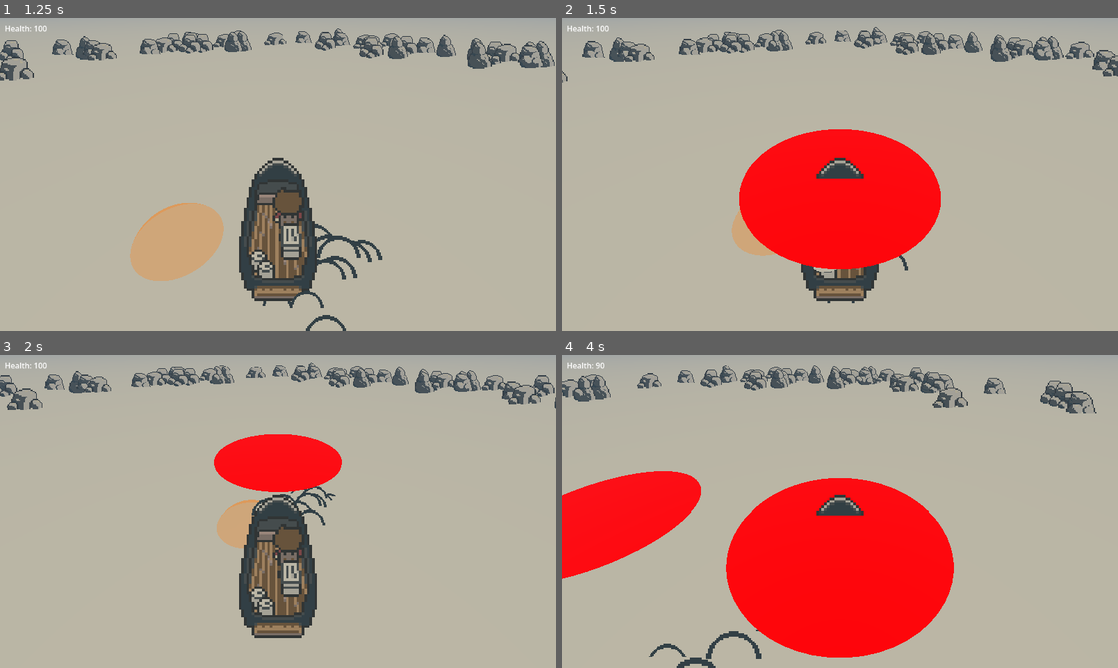
Above: before the commit, frames 1-4 (two rows, left to right).
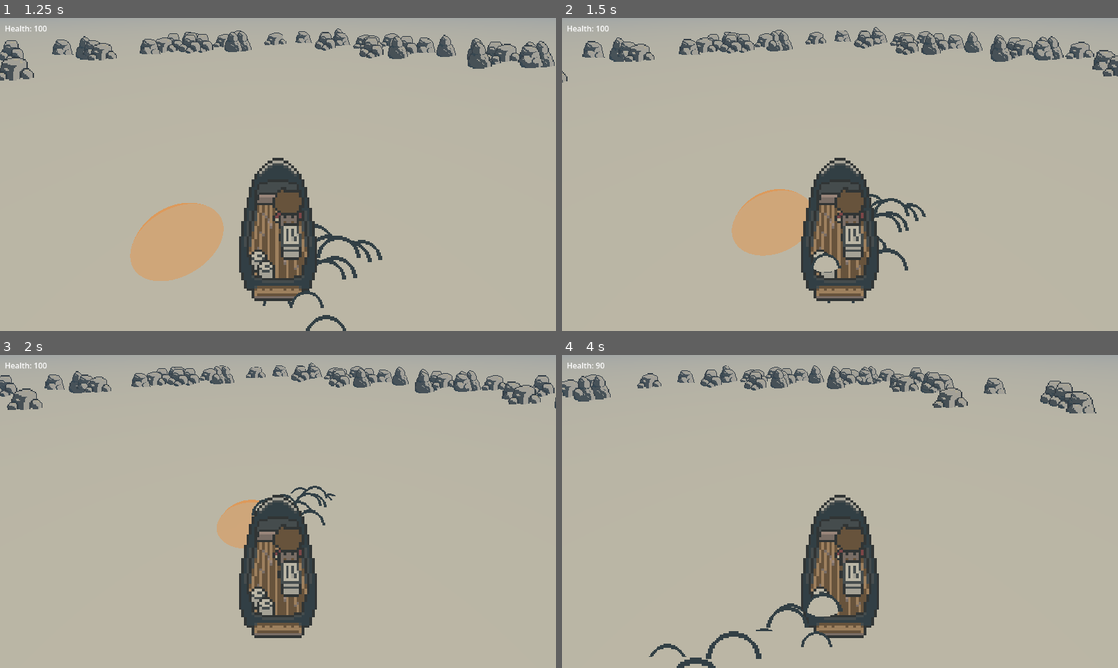
Above: after the commit, the same moments.

Repository: onebit-aidan-kris/scary-fish-jam
Game: Godot game, scene res://scenes/levels/fishing/fishing_level.tscn
The game is run twice, just before and just after one commit, with the same random seed, the same clock (stepped at 60 frames per second) and the same inputs.
Inputs (mouse positions are in pixels of both pictures, inside the frame that each line leads up to):
- Up to frame 1 (1.25 s): move the mouse to (400, 158) at 0.52 s; hold D (move_right) from 0.53 s (still down); hold Ctrl (crouch) from 0.53 s (still down); tap Space (jump) at 0.77 s
- Up to frame 2 (1.5 s): move the mouse to (728, 190) at 1.27 s; release D (move_right) at 1.28 s; release Ctrl (crouch) at 1.28 s; hold S (move_backward) from 1.28 s (still down); tap E (interact) at 1.35 s
- Up to frame 3 (2 s): keep holding S (move_backward); tap Space (jump) at 1.52 s
- Up to frame 4 (4 s): move the mouse to (895, 442) at 2.02 s; release S (move_backward) at 2.03 s; hold D (move_right) 2.03-2.78 s; tap Shift (net_arm) at 2.1 s; move the mouse to (812, 574) at 2.77 s; hold W (move_forward) 2.78-3.53 s; tap Ctrl (crouch) at 2.85 s; tap Space (jump) at 3.02, 3.77 s; move the mouse to (1006, 558) at 3.52 s; hold A (move_left) from 3.53 s (still down); tap E (interact) at 3.6 s

Frame 1 is identical in both runs. In frame 2, 12% of the frame differs, in the area x 31-69%, y 35-81%; in frame 3, 3.4%; in frame 4, 24%, in the area x 0-71%, y 37-97%.

Commit message:
fixing some bugs

Diff:
--- a/project/scenes/levels/fishing/boat.gd
+++ b/project/scenes/levels/fishing/boat.gd
@@ -85,7 +85,6 @@
 
 func trigger_sonar() -> void:
 	sonar_cooldown_ticks = sonar_cooldown_max
-	signalbus.sonar_highlight.emit(global_position)
 
 
 func receive_damage(damage_amount: int) -> void:
@@ -267,7 +266,7 @@
 
 func _process_reeling_in_net(_delta: float) -> void:
 	# TODO: Some animation of maybe water splashes implying 'reeling in' a fish.
-	signalbus.fish_caught.emit(_caught_fish)
-
-	# Reset the net state.
-	net_state = NetState.NONE
+	var fish := _caught_fish
+	_caught_fish = null
+	retract_net()
+	signalbus.fish_caught.emit(fish)
--- a/project/scenes/levels/fishing/fishing_level.tscn
+++ b/project/scenes/levels/fishing/fishing_level.tscn
@@ -213,7 +213,7 @@
 surface_material_override/0 = SubResource("BoatMat_fish")
 
 [node name="Sonar" type="Area3D" parent="Boat" unique_id=1297578068]
-transform = Transform3D(9, 0, 0, 0, 5.4163356, -7.18772, 0, 7.18772, 5.4163356, 0, 0.2, -12.0)
+transform = Transform3D(9, 0, 0, 0, 5.4163356, -7.18772, 0, 7.18772, 5.4163356, 0, 0.2, -8.55)
 script = ExtResource("4_kspqj")
 
 [node name="CollisionShape3D" type="CollisionShape3D" parent="Boat/Sonar" unique_id=1787798045]
--- a/project/scenes/levels/fishing/fishing_level_1_tutorial.tscn
+++ b/project/scenes/levels/fishing/fishing_level_1_tutorial.tscn
@@ -18,6 +18,11 @@
 [ext_resource type="Script" uid="uid://ci0s5n2ma2ljx" path="res://scenes/levels/fishing/fishing_tutorial_state.gd" id="17_ftst"]
 [ext_resource type="Texture2D" uid="uid://clkjkjt7iqhns" path="res://assets/spritesheets/boat-oblique.png" id="18_btsp"]
 [ext_resource type="Texture2D" uid="uid://drydcgrcnlj32" path="res://assets/spritesheets/wake.png" id="19_wake"]
+[ext_resource type="Script" path="res://scenes/levels/fishing/rock_spawner.gd" id="20_rocks"]
+[ext_resource type="Texture2D" uid="uid://dj5puqm3pibfl" path="res://assets/spritesheets/rocks/rock1.png" id="21_rock1"]
+[ext_resource type="Texture2D" uid="uid://daug3f4g26xsq" path="res://assets/spritesheets/rocks/rock2.png" id="22_rock2"]
+[ext_resource type="Texture2D" uid="uid://cqmfop81rhod8" path="res://assets/spritesheets/rocks/rock3.png" id="23_rock3"]
+[ext_resource type="Texture2D" uid="uid://b5urikh5s04ln" path="res://assets/spritesheets/rocks/rock4.png" id="24_rock4"]
 
 [sub_resource type="ProceduralSkyMaterial" id="ProceduralSkyMaterial_fish"]
 sky_top_color = Color(0.35, 0.6, 0.85, 1)
@@ -58,6 +63,22 @@
 albedo_color = Color(0.45, 0.38, 0.25, 1)
 roughness = 0.95
 
+[sub_resource type="StandardMaterial3D" id="OceanPlaneMat"]
+shading_mode = 0
+albedo_color = Color(0.7372549, 0.7176471, 0.64705884, 1)
+
+[sub_resource type="PlaneMesh" id="OceanPlaneMesh"]
+material = SubResource("OceanPlaneMat")
+size = Vector2(1000, 1000)
+
+[sub_resource type="StandardMaterial3D" id="RockSpawnerMat"]
+transparency = 2
+alpha_scissor_threshold = 0.5
+alpha_antialiasing_mode = 0
+shading_mode = 0
+texture_filter = 0
+billboard_mode = 1
+
 [sub_resource type="BoxMesh" id="HullMesh_fish"]
 size = Vector3(1.5, 0.5, 3.5)
 
@@ -65,13 +86,16 @@
 albedo_color = Color(0.55, 0.35, 0.15, 1)
 roughness = 0.75
 
-[sub_resource type="CylinderShape3D" id="BowShapePlaceholder_fish"]
-height = 1.7
-radius = 0.75
-
-[sub_resource type="CylinderMesh" id="BowMesh_fish"]
-top_radius = 0.0
-bottom_radius = 0.75
+[sub_resource type="BoxShape3D" id="BowShapePlaceholder_fish"]
+size = Vector3(1.5, 2.584375, 1.5)
+
+[sub_resource type="BoxMesh" id="BowMesh_fish"]
+size = Vector3(1.5, 2.584375, 1.5)
+
+[sub_resource type="StandardMaterial3D" id="SonarDebugMat"]
+transparency = 1
+shading_mode = 0
+albedo_color = Color(0, 1, 0, 0.5)
 
 [sub_resource type="SphereShape3D" id="SphereShape3D_hdgy8"]
 
@@ -155,6 +179,18 @@
 mesh = SubResource("FloorMesh_fish")
 surface_material_override/0 = SubResource("FloorMat_fish")
 
+[node name="WaterSurface2" type="MeshInstance3D" parent="." unique_id=1044907199]
+transform = Transform3D(1, 0, 0, 0, 1, 0, 0, 0, 1, 0, -2, 0)
+mesh = SubResource("OceanPlaneMesh")
+
+[node name="RockSpawner" type="Node3D" parent="." unique_id=1535119997]
+script = ExtResource("20_rocks")
+radius = 40.0
+density = 3.0
+mesh_scale = 4.0
+material_template = SubResource("RockSpawnerMat")
+textures = Array[Texture2D]([ExtResource("21_rock1"), ExtResource("22_rock2"), ExtResource("23_rock3"), ExtResource("24_rock4")])
+
 [node name="Boat" type="CharacterBody3D" parent="." unique_id=537027469 groups=["player"]]
 transform = Transform3D(1, 0, 0, 0, 1, 0, 0, 0, 1, 0, 0.5, 0)
 script = ExtResource("3_1gqcj")
@@ -165,19 +201,20 @@
 surface_material_override/0 = SubResource("BoatMat_fish")
 
 [node name="Sonar" type="Area3D" parent="Boat" unique_id=1297578068]
-transform = Transform3D(9, 0, 0, 0, 5.4163356, -7.18772, 0, 7.18772, 5.4163356, 0, 0.2, -12.0)
+transform = Transform3D(9, 0, 0, 0, 5.4163356, -7.18772, 0, 7.18772, 5.4163356, 0, 0.2, -8.55)
 script = ExtResource("4_64gae")
 
 [node name="CollisionShape3D" type="CollisionShape3D" parent="Boat/Sonar" unique_id=1787798045]
-transform = Transform3D(1, 0, 0, 0, 0.8191519, -0.5735767, 0, 0.5735767, 0.8191519, 0, -0.12287283, -0.086036384)
+transform = Transform3D(1, 0, 0, 0, 0.8191519, -0.5735767, 0, 0.5735767, 0.8191519, 0, -0.5720375, -0.40518326)
 shape = SubResource("BowShapePlaceholder_fish")
-debug_color = Color(0.7754631, 0.2857049, 0.8382921, 0.41960785)
+debug_color = Color(0, 1, 0, 0.8)
 script = ExtResource("5_rb3rr")
 
 [node name="DebugMesh" type="MeshInstance3D" parent="Boat/Sonar" unique_id=327428268]
+transform = Transform3D(1, 0, 0, 0, 1, 0, 0, 0, 1, -0.00021044414, 0.0007341504, -0.000824213)
 visible = false
 mesh = SubResource("BowMesh_fish")
-surface_material_override/0 = SubResource("BoatMat_fish")
+surface_material_override/0 = SubResource("SonarDebugMat")
 
 [node name="AudioStreamPlayer3D" type="AudioStreamPlayer3D" parent="Boat/Sonar" unique_id=2126732850]
 stream = ExtResource("6_errxx")
@@ -215,6 +252,7 @@
 [node name="SeaFloorObjects" type="Node3D" parent="." unique_id=1412279391]
 
 [node name="NavigationRegion3D" type="NavigationRegion3D" parent="." unique_id=289639125]
+transform = Transform3D(1, 0, 0, 0, 1, 0, 0, 0, 1, -0.016264439, 0.015642643, -0.0013389587)
 navigation_mesh = SubResource("NavMesh_fish")
 
 [node name="PatrolPath1" type="Node3D" parent="." unique_id=277491243]
@@ -333,23 +371,6 @@
 surface_material_override/0 = SubResource("StandardMaterial3D_1ewjx")
 
 [node name="CollisionShape3D" type="CollisionShape3D" parent="Fish5" unique_id=1929489258]
-shape = SubResource("FishCollision_1ewjx")
-
-[node name="Fish6" type="CharacterBody3D" parent="." unique_id=438467659 node_paths=PackedStringArray("path_node")]
-transform = Transform3D(1, 0, 0, 0, 1, 0, 0, 0, 1, 0, -4, -5)
-script = ExtResource("9_wctvh")
-path_node = NodePath("../PatrolPath3")
-
-[node name="NavigationAgent3D" type="NavigationAgent3D" parent="Fish6" unique_id=1179597227]
-
-[node name="PatrolBehavior" type="Node" parent="Fish6" unique_id=1886188930]
-script = ExtResource("10_diss8")
-
-[node name="MeshInstance3D" type="MeshInstance3D" parent="Fish6" unique_id=1920115998]
-mesh = SubResource("CapsuleMesh_1ewjx")
-surface_material_override/0 = SubResource("StandardMaterial3D_1ewjx")
-
-[node name="CollisionShape3D" type="CollisionShape3D" parent="Fish6" unique_id=463349307]
 shape = SubResource("FishCollision_1ewjx")
 
 [node name="AudioStreamPlayer3D" type="AudioStreamPlayer3D" parent="." unique_id=433113643]
--- a/project/scenes/levels/town/town_level.tscn
+++ b/project/scenes/levels/town/town_level.tscn
@@ -34,7 +34,6 @@
 y_sort_enabled = true
 
 [node name="Ground" type="TileMapLayer" parent="TileData" unique_id=669083843]
-position = Vector2(-1, -1)
 tile_map_data = PackedByteArray("AAALAAwAAAAEAAAAAAALAA0AAAAEAAAAAAAKAA0AAAAEAAAAAAAKAA4AAAAEAAAAAAAKAA8AAAAEAAAAAAAKAB …(31792 unchanged characters)…
 tile_set = ExtResource("2_g6o05")
 
